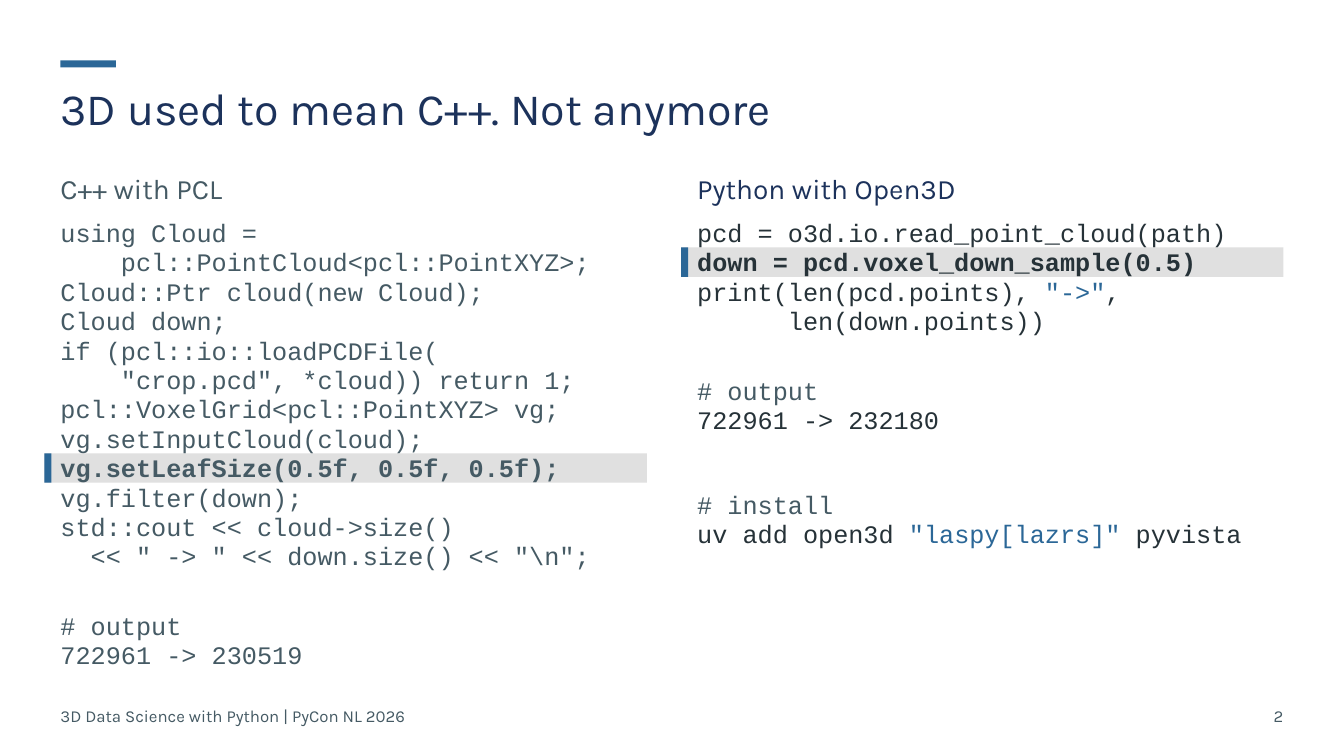
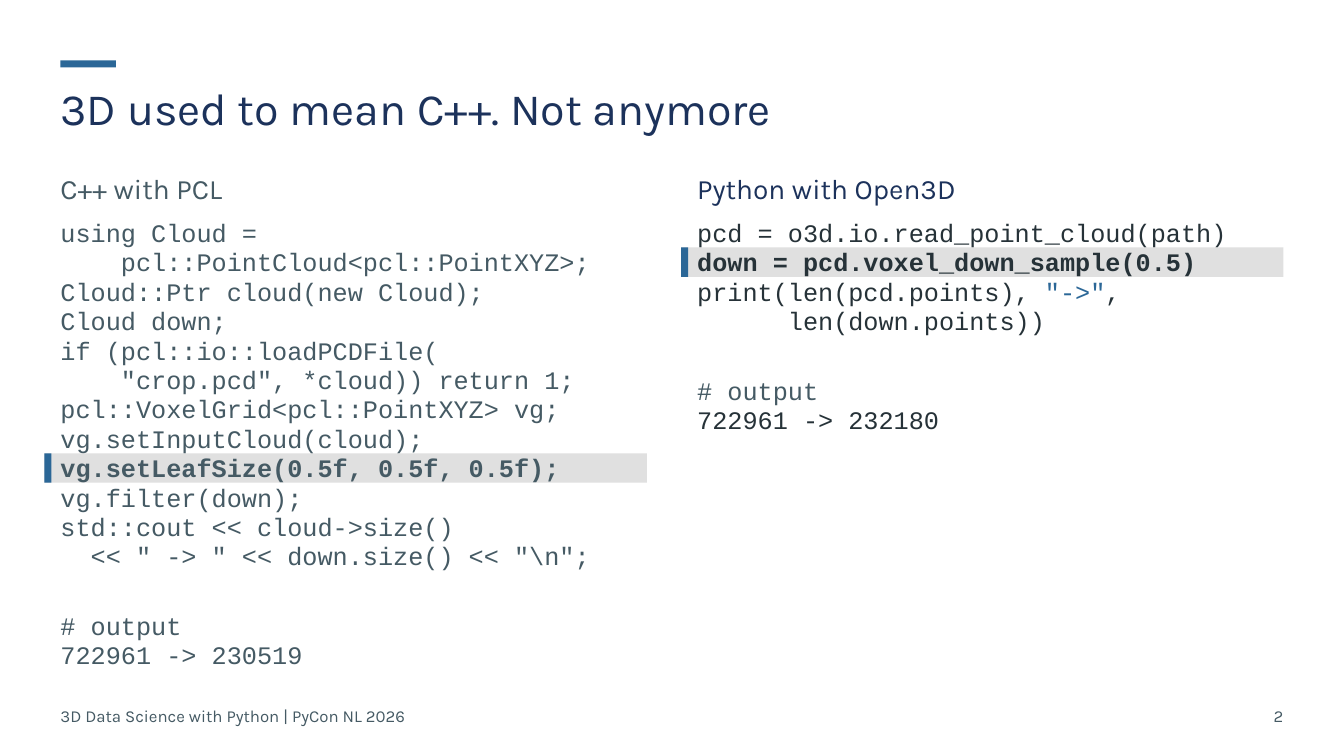
Before and after one commit to Sloppy1999/pycon-nl-2026-3d-data-science, a slide deck: slide 2 of deck/out/20261015_PyCon-NL_3D-Data-Science.pptx. Drawn at 1344x756 pixels with LibreOffice and Linux fonts; fonts in the diff are those of the drawing. Boxes give left, top, right and bottom in pixels: in the first picture for what was removed or moved away, otherwise in the second. Text is boxed around its words. In the diff, an @@ line names an element or a change of style, - is before the commit and + after.

```diff
--- a/deck/out/20261015_PyCon-NL_3D-Data-Science.pptx
+++ b/deck/out/20261015_PyCon-NL_3D-Data-Science.pptx
@@ text removed at box(697, 496, 1242, 549) @@
-# install
-uv add open3d "laspy[lazrs]" pyvista
```
Also in this commit, not shown: 1 other slide changed, 8 other files.
